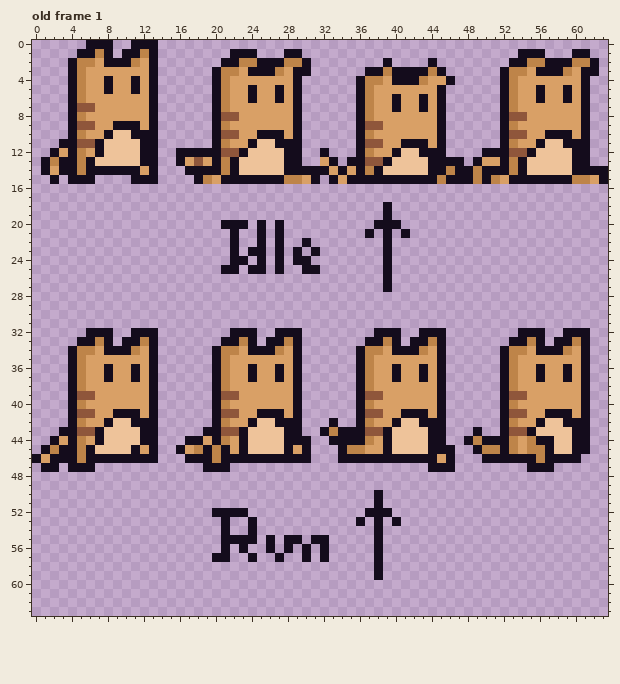
File history of a pixel-art file, Assets/Arts/kimchi idle and run.aseprite. The picture above was drawn from the file before the commit.
64x64 pixels, 1 frame. Shown: old frame 1. The commit also changed other frames, which this record leaves out.
The same view after the edit:
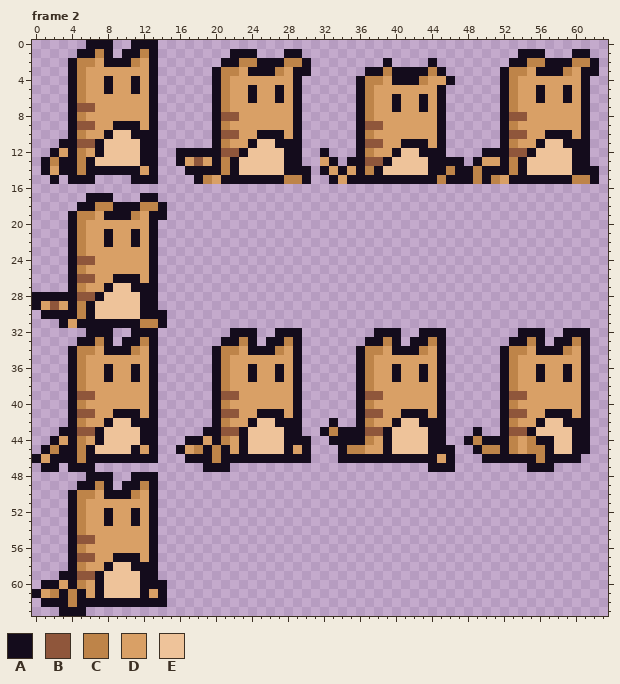
Palette (. is transparent): A #140c1c  B #8f563b  C #be8449  D #d9a066  E #eec39a
A new or re-ordered frame is compared with the old frame closest to it.
The edit:
frames 1 -> 4
Changed rows in their new state; - is an unchanged pixel.
Frame 2 is new; against old frame 1:
first column x 0:
14 -------------------------------.-------------------------------.
15 ------------------------------A.------------------------------A.
17 ------AAA---AA--------------------------------------------------
18 -----AACCAAACCA------------------------.------------------------
19 ----ACCDAAACDAA------------------------.------------------------
20 ----ACDDDDDDDA-------...-.-.----------...-----------------------
21 ----ACDDADDADA--------.--.-.---------.-.-.----------------------
22 ----ACDDADDADA--------.--.-.--.--------.------------------------
23 ----ACDDDDDDDA--------.-..-.-.-.-------.------------------------
24 ----ABBDDDDDDA--------..-.-.-..--------.------------------------
25 ----ACDDDDDDDA-------..-..-.--..-------.------------------------
26 ----ABBDDAAADA-------------------------.------------------------
27 ----ACDDAEEAAA-------------------------.------------------------
28 AAAAABBAEEEEAA--------------------------------------------------
29 ADBDACAEEEEEAA--------------------------------------------------
30 -AAAACAEEEEEAAA-------------------------------------------------
31 ---ADAAAAAAACCA-------------------------------------------------
first column x 0:
48 ------AAA--AAA---------------------------
49 -----AACA-AACA---------------------------
50 ----ACCDAAACDA------------------------.--
51 ----ACDDDDDDDA------------------------.--
52 ----ACDDADDADA------....-------------...-
53 ----ACDDADDADA-------.--.-----------.-.-.
54 ----ACDDDDDDDA-------.--.-------------.--
55 ----ABBDDDDDDA-------....-.-..-..-----.--
56 ----ACDDDDDDDA-------.-.--.-.-.-.-----.--
57 ----ABBDDAAADA------..--.--.--.-.-----.--
58 ----ACDDAEEAAA------------------------.--
59 ---AABBAEEEEAA------------------------.--
60 -AADACDAEEEEAAA--------------------------
61 ADCACADAEEEEADA--------------------------
62 -AAACAAAAAAAAAA--------------------------
63 ---AAA-----------------------------------
Pixel boxes of the changes (left, top, right, bottom) in both pictures:
changed: (221, 166, 320, 274)
changed: (590, 166, 608, 184)
added: (32, 193, 167, 328)
erased: (365, 202, 410, 292)
added: (32, 472, 167, 616)
erased: (356, 490, 401, 580)
erased: (212, 508, 329, 562)
